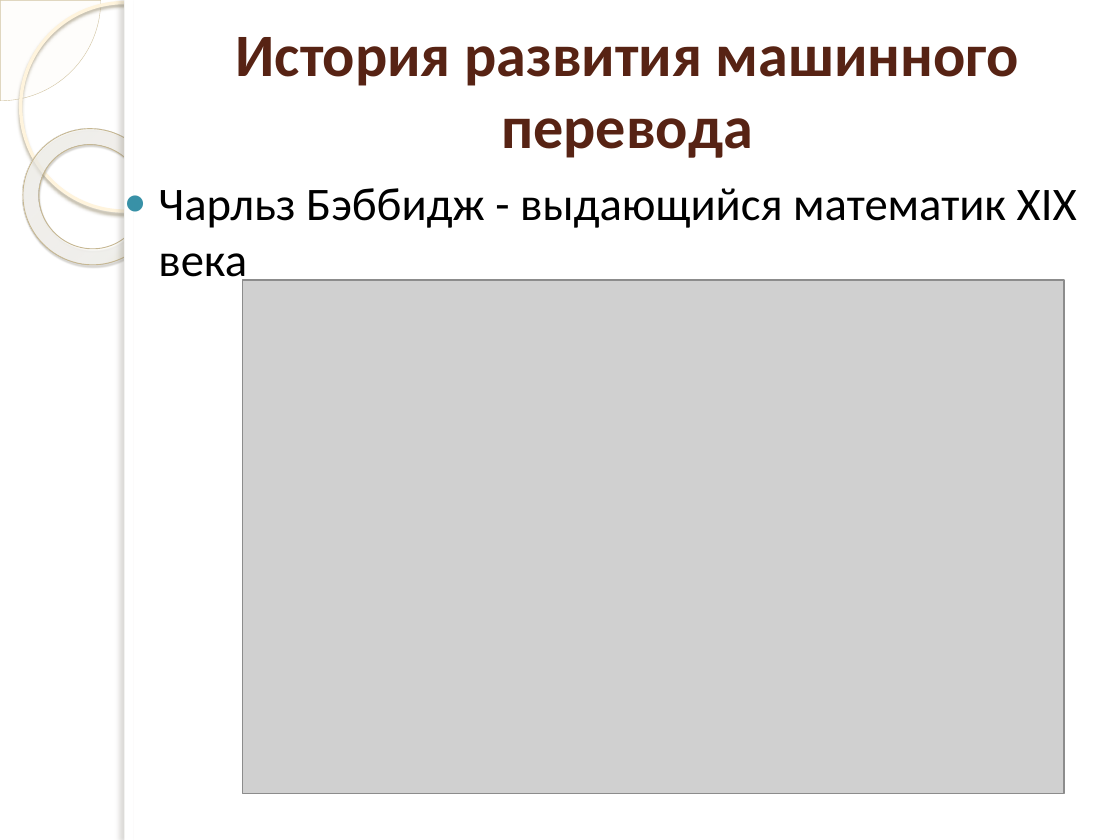
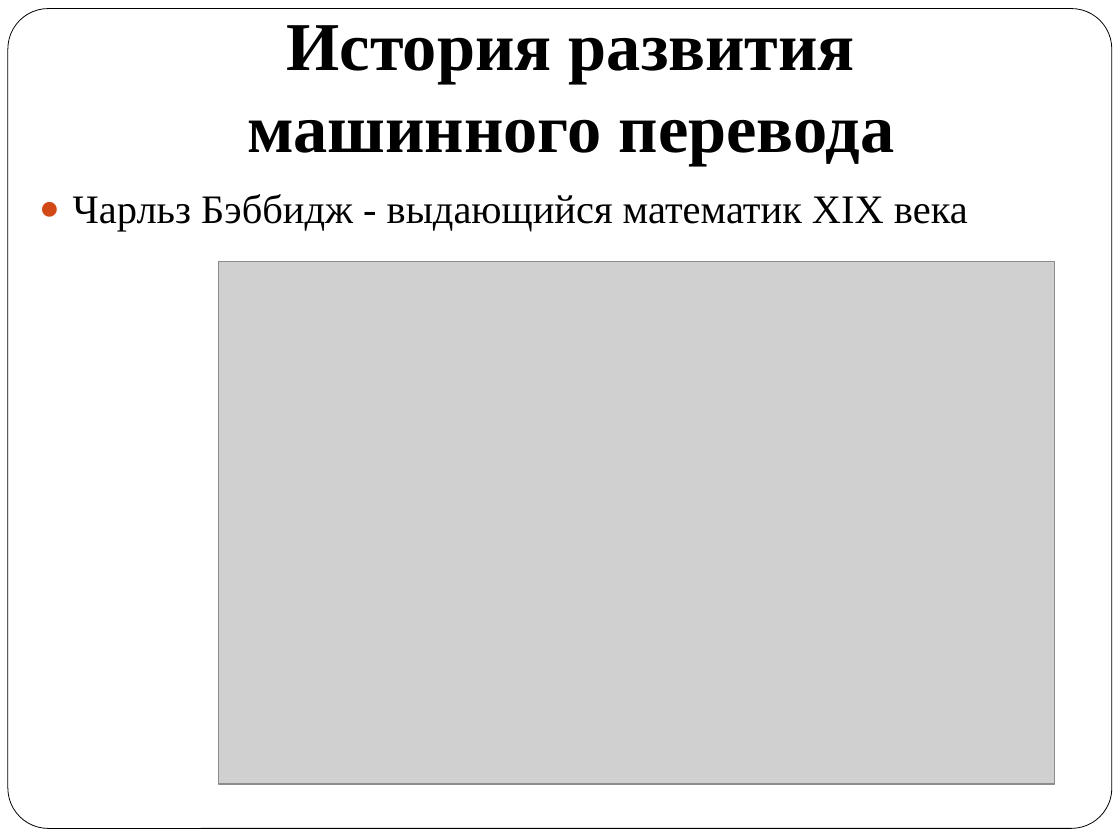
Before and after one commit to AnnaOnuchina/-, a slide deck: slide 4 of Курсовая Машинный перевод.pptx. Drawn at 1120x840 pixels with LibreOffice and Linux fonts; fonts in the diff are those of the drawing; grey boxes stand for pictures; background and template pictures are left out. Boxes give left, top, right and bottom in pixels: in the first picture for what was removed or moved away, otherwise in the second. Text is boxed around its words. In the diff, an @@ line names an element or a change of style, - is before the commit and + after.

```diff
--- a/Курсовая Машинный перевод.pptx
+++ b/Курсовая Машинный перевод.pptx
@@ pie slice (boxed as its full ellipse) removed at (0, 0, 101, 101) @@
@@ rounded rectangle added at (8, 9, 1112, 829), fill #FFFFFF, outline #000000 0.5 pt @@
@@ ellipse removed at (20, 2, 228, 211) @@
@@ title "История развития машинного перевода": place and size @@
-title "История развития машинного перевода" at (236, 37, 1019, 158)
+title "История развития машинного перевода" at (247, 25, 895, 165)
@@ title "История развития машинного перевода" at (247, 25, 895, 165): size 38.7 to 44 pt, font Calibri to Times New Roman, text colour #572314 to #000000; vertical alignment middle to bottom @@
@@ rectangle removed at (124, 0, 1120, 840) @@
@@ rectangle removed at (124, 0, 133, 840) @@
@@ donut removed at (0, 101, 187, 292) @@
@@ text "Чарльз Бэббидж - выдающийся математик ...": place and size @@
-text "Чарльз Бэббидж - выдающийся математик ..." at (158, 188, 1077, 288)
+text "Чарльз Бэббидж - выдающийся математик ..." at (73, 194, 968, 231)
@@ text "Чарльз Бэббидж - выдающийся математик ..." at (73, 194, 968, 231): size 30 to 26 pt, font Calibri to Times New Roman; indent changed; bullet colour #3891A7 to #D34817 @@
@@ picture: place and size @@
-picture at (243, 280, 1064, 793)
+picture at (218, 261, 1055, 784)
```
Also in this commit, not shown: 12 other slides changed.
